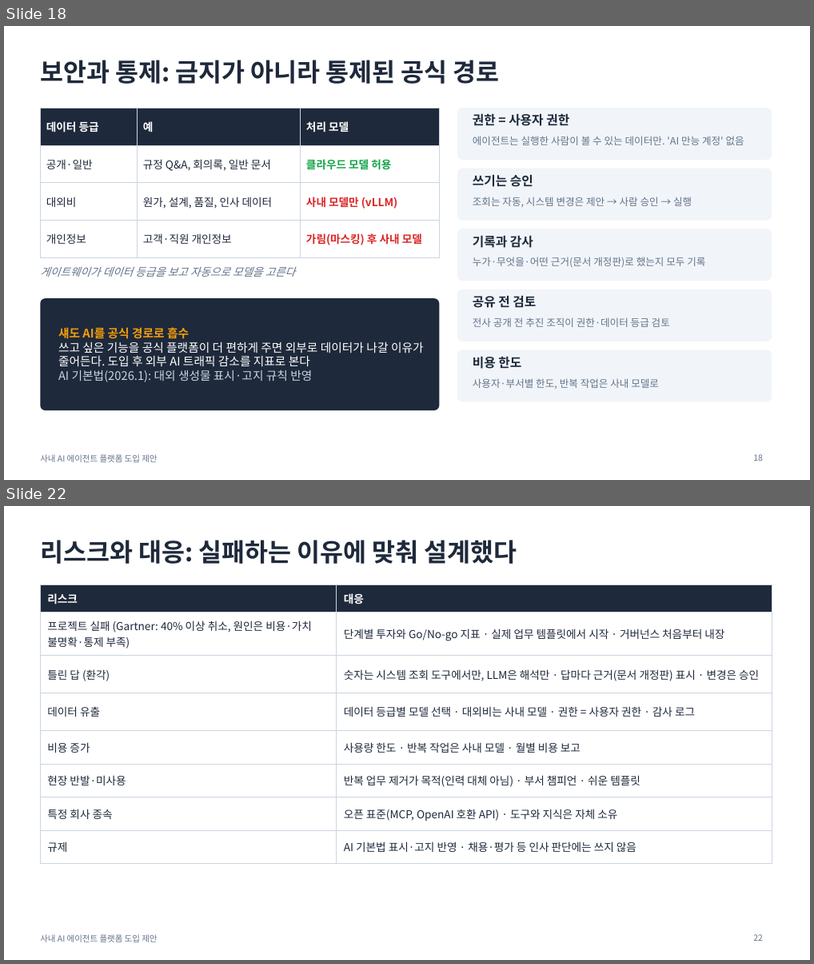
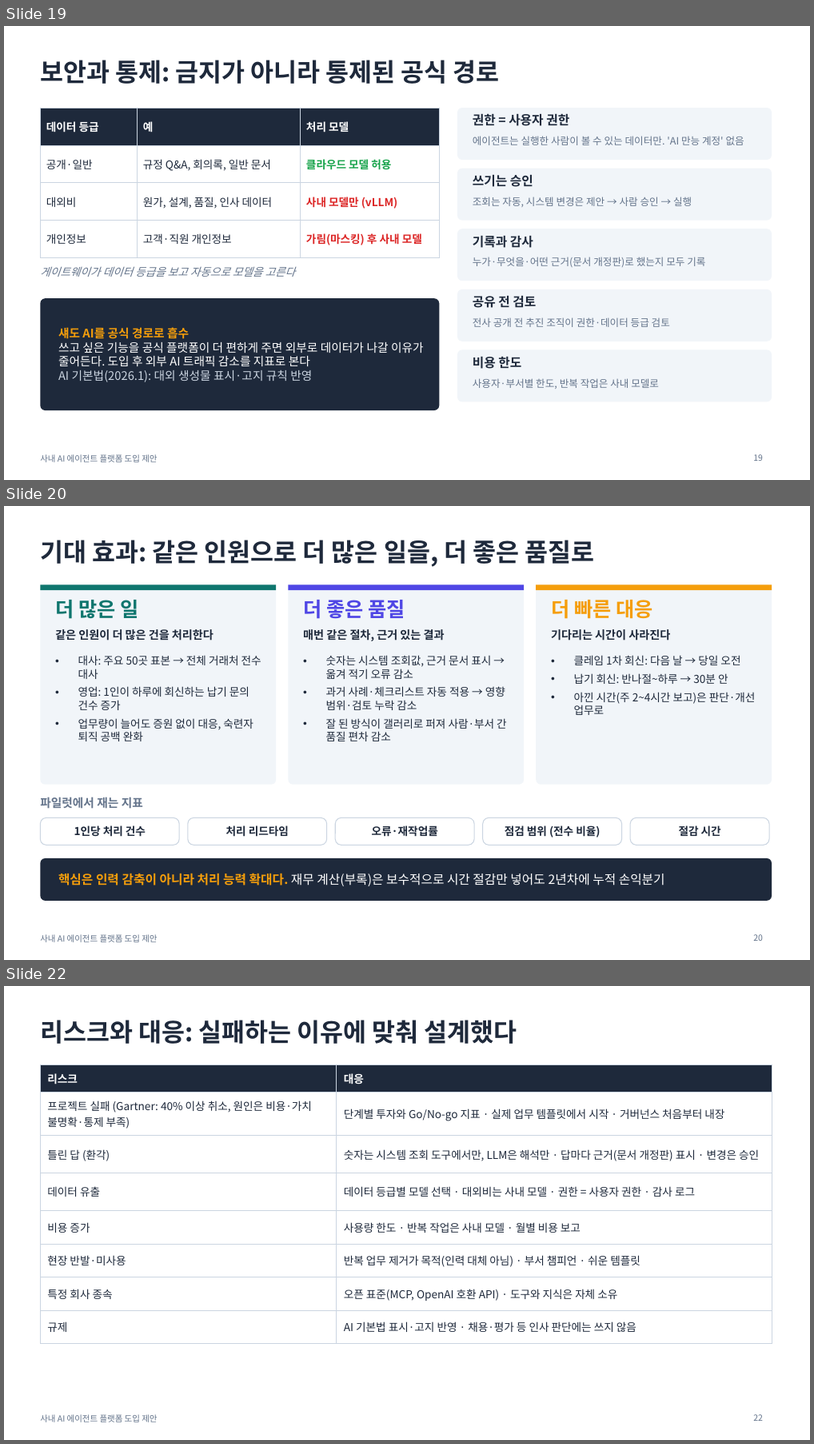
Before and after one commit to lucky-sugar-park/tech-review, a slide deck: proposal/ai-agent-platform-proposal-v2.pptx. Shown one above the other, each under a label of ours: slides 18 and 22 before the commit, slides 19, 20 and 22 after it; the slides between them are not shown. The pictures are 814x964 and 814x1444 pixels, drawn with LibreOffice and Linux fonts; fonts in the diff are those of the drawing. Boxes give left, top, right and bottom in pixels: in the first picture for what was removed or moved away, otherwise in the second. Text is boxed around its words. In the diff, an @@ line names an element or a change of style, - is before the commit and + after.

```diff
--- a/proposal/ai-agent-platform-proposal-v2.pptx
+++ b/proposal/ai-agent-platform-proposal-v2.pptx
@@ slide 20 added at (4, 506, 810, 960), background #FFFFFF; not listed: 1 template element that a slide beside it also shows @@
@@ title added at (40, 540, 595, 567), 30 pt, text #1E293B, bold @@
+기대 효과: 같은 인원으로 더 많은 일을, 더 좋은 품질로
@@ rounded rectangle added at (40, 584, 276, 784), fill #F1F5F9 @@
@@ rectangle added at (40, 584, 276, 590), fill #0F766E @@
@@ text added at (55, 600, 138, 619), 24 pt, text #0F766E, bold @@
+더 많은 일
@@ rounded rectangle added at (288, 584, 524, 784), fill #F1F5F9 @@
@@ rectangle added at (288, 584, 524, 590), fill #4F46E5 @@
@@ text added at (303, 600, 405, 619), 24 pt, text #4F46E5, bold @@
+더 좋은 품질
@@ rounded rectangle added at (536, 584, 772, 784), fill #F1F5F9 @@
@@ rectangle added at (536, 584, 772, 590), fill #F59E0B @@
@@ text added at (551, 600, 653, 619), 24 pt, text #F59E0B, bold @@
+더 빠른 대응
@@ text added at (55, 629, 214, 640), 13.5 pt, text #1E293B, bold @@
+같은 인원이 더 많은 건을 처리한다
@@ text added at (303, 629, 445, 641), 13.5 pt, text #1E293B, bold @@
+매번 같은 절차, 근거 있는 결과
@@ text added at (551, 629, 670, 640), 13.5 pt, text #1E293B, bold @@
+기다리는 시간이 사라진다
@@ text added at (78, 655, 262, 741), 13 pt, text #1E293B @@
+• 대사: 주요 50곳 표본 → 전체 거래처 전수 대사
+• 영업: 1인이 하루에 회신하는 납기 문의 건수 증가
+• 업무량이 늘어도 증원 없이 대응, 숙련자 퇴직 공백 완화
@@ text added at (574, 655, 756, 715), 13 pt, text #1E293B @@
+• 클레임 1차 회신: 다음 날 → 당일 오전
+• 납기 회신: 반나절~하루 → 30분 안
+• 아낀 시간(주 2~4시간 보고)은 판단·개선 업무로
@@ text added at (326, 686, 507, 741), 13 pt, text #1E293B @@
+• 숫자는 시스템 조회값, 근거 문서 표시 → 옮겨 적기 오류 감소
+• 과거 사례·체크리스트 자동 적용 → 영향 범위·검토 누락 감소
+• 잘 된 방식이 갤러리로 퍼져 사람·부서 간 품질 편차 감소
@@ text added at (40, 796, 143, 808), 14 pt, text #64748B, bold @@
+파일럿에서 재는 지표
@@ rounded rectangle added at (40, 817, 179, 844), fill #FFFFFF, outline #CBD5E1 1 pt @@
@@ rounded rectangle added at (188, 817, 327, 844), fill #FFFFFF, outline #CBD5E1 1 pt @@
@@ rounded rectangle added at (335, 817, 474, 844), fill #FFFFFF, outline #CBD5E1 1 pt @@
@@ rounded rectangle added at (483, 817, 622, 844), fill #FFFFFF, outline #CBD5E1 1 pt @@
@@ rounded rectangle added at (630, 817, 770, 844), fill #FFFFFF, outline #CBD5E1 1 pt @@
@@ text added at (74, 825, 146, 836), 13 pt, text #1E293B, bold @@
+1인당 처리 건수
@@ text added at (226, 825, 289, 836), 13 pt, text #1E293B, bold @@
+처리 리드타임
@@ text added at (372, 825, 438, 836), 13 pt, text #1E293B, bold @@
+오류·재작업률
@@ text added at (505, 825, 600, 837), 13 pt, text #1E293B, bold @@
+점검 범위 (전수 비율)
@@ text added at (679, 825, 722, 836), 13 pt, text #1E293B, bold @@
+절감 시간
@@ rounded rectangle added at (40, 858, 772, 900), fill #1E293B @@
@@ text added at (58, 872, 666, 886), 15 pt, text #FFFFFF @@
+핵심은 인력 감축이 아니라 처리 능력 확대다. 재무 계산(부록)은 보수적으로 시간 절감만 넣어도 2년차에 누적 손익분기
@@ page number added at (754, 934, 763, 940), 10 pt, text #64748B @@
+20
@@ what was slide 18 is now slide 19 @@
```
Also in this commit, not shown: 8 slides changed, 2 other slides added, 2 slides removed, 4 other files.
